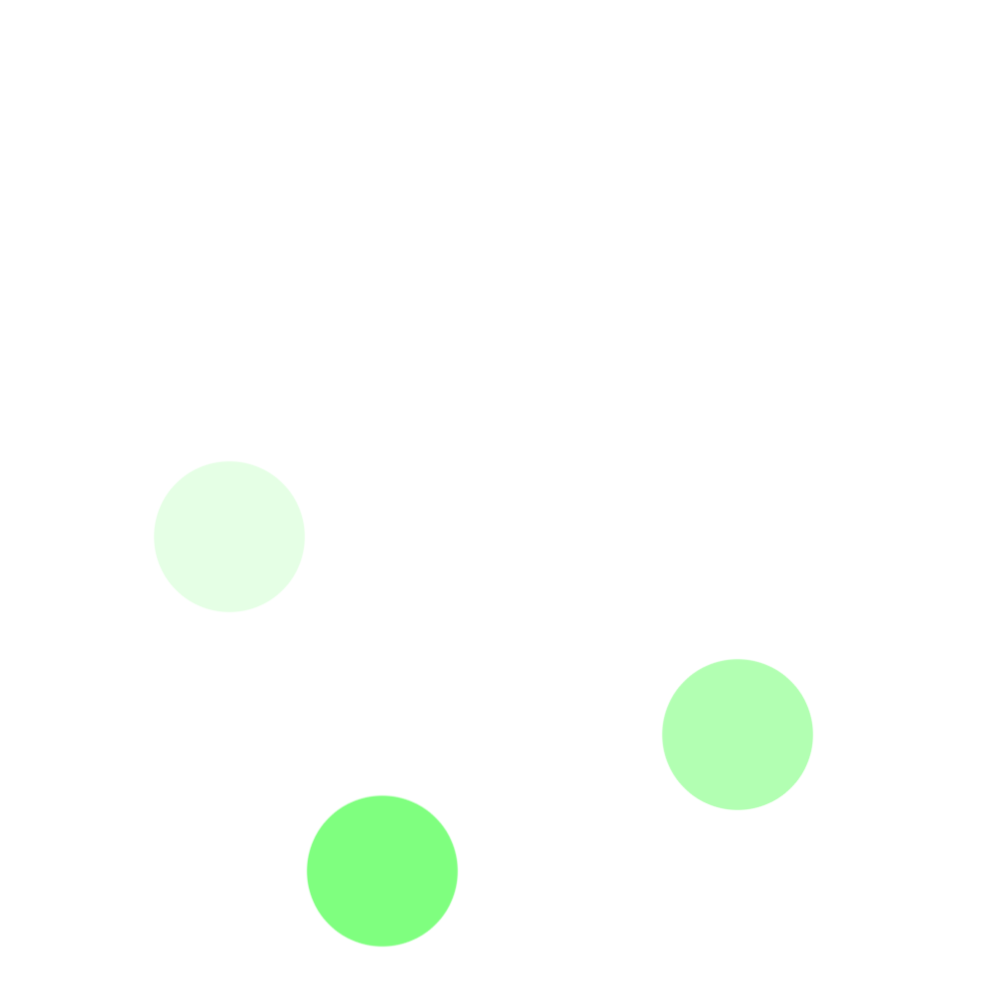
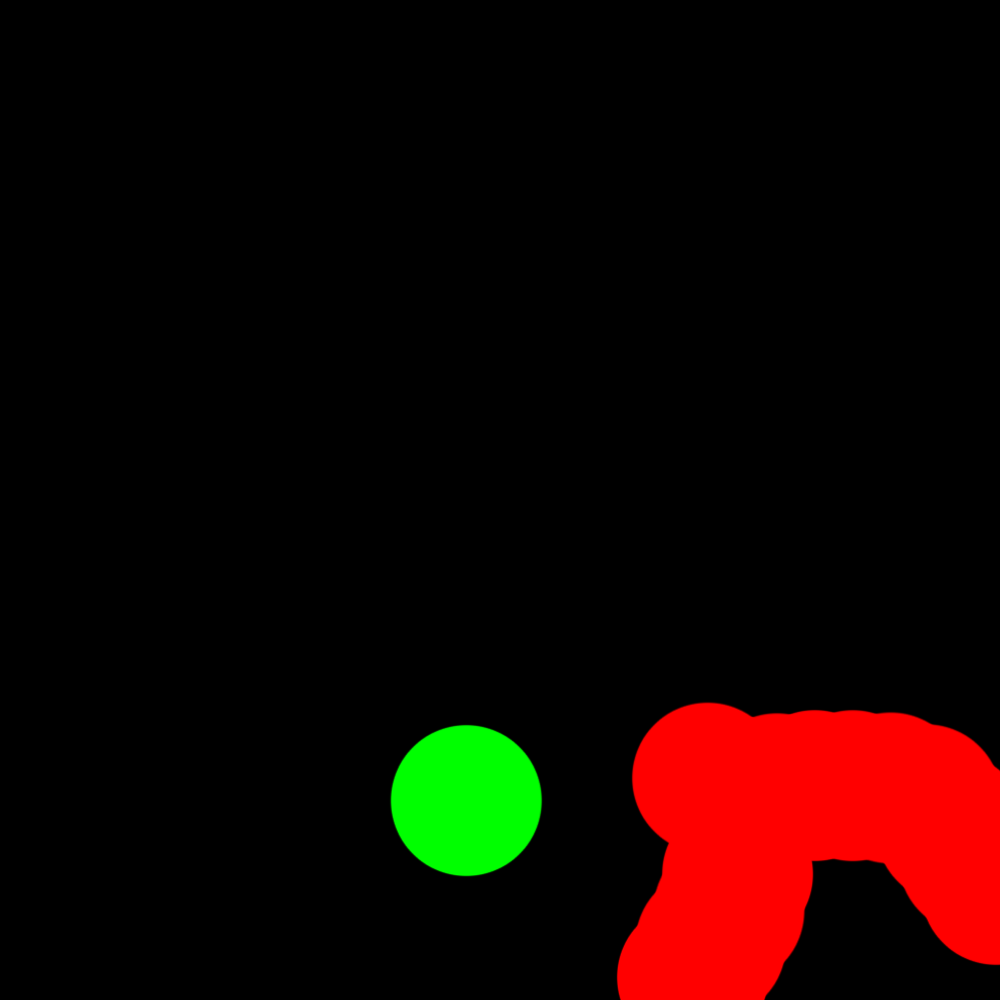
Comparing the layer stacks of the two 1000px x 1000px images. Changes:
removed layer "Ebene 2" over [left=153, top=460, right=815, bottom=948]
added layer "Ebene 6" above "Ebene 7" over [left=389, top=724, right=543, bottom=878]
added layer "Ebene 7" over [left=0, top=0, right=1000, bottom=1000]
